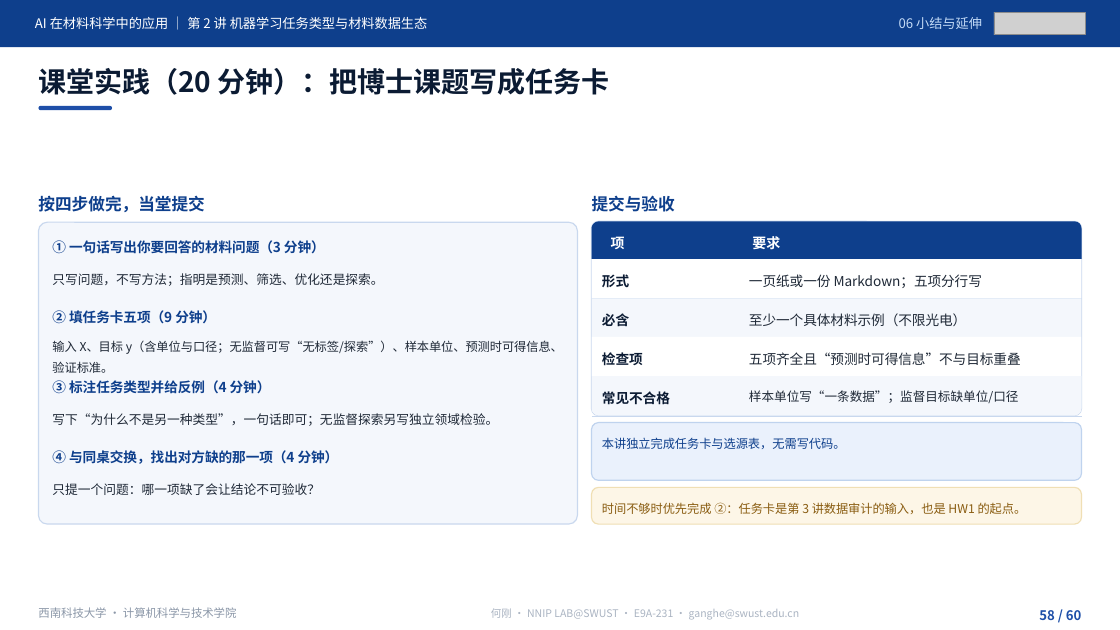
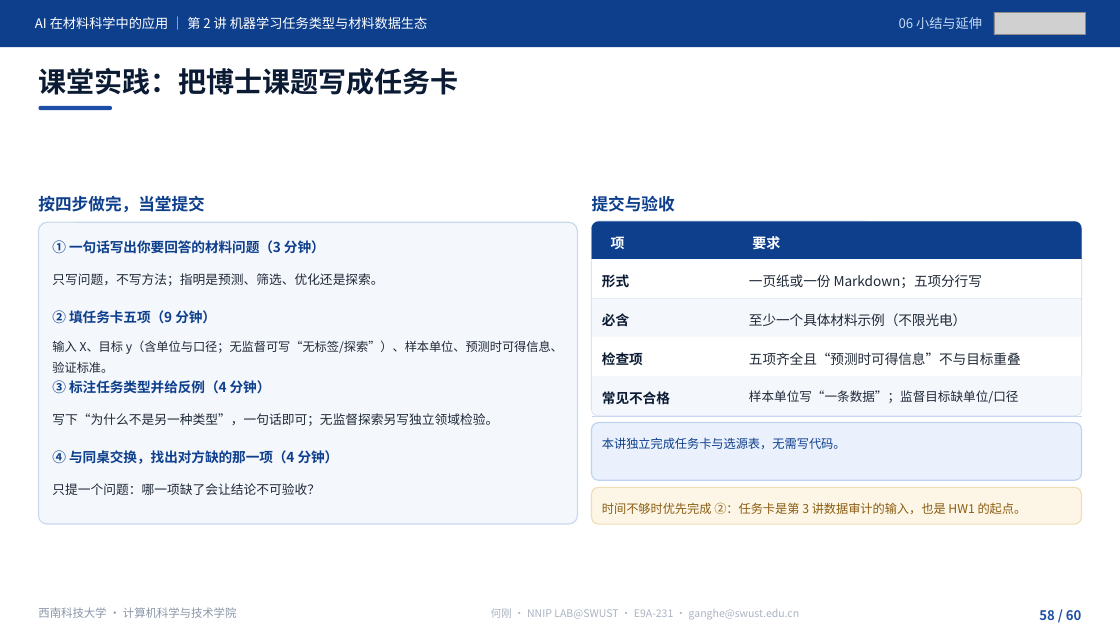
Before and after one commit to cosfrist/Applications-of-Artificial-Intelligence-in-Materials-Science-SWUST, a slide deck: slide 58 of lectures/02-机器学习任务类型与材料数据生态/AI在材料科学中的应用-第2讲 机器学习任务类型与材料数据生态-V5.pptx. Drawn at 1120x630 pixels with LibreOffice and Linux fonts; fonts in the diff are those of the drawing; grey boxes stand for pictures. Boxes give left, top, right and bottom in pixels: in the first picture for what was removed or moved away, otherwise in the second. Text is boxed around its words. In the diff, an @@ line names an element or a change of style, - is before the commit and + after.

Commit message:
第1、2讲课件按教师 11-12 手动优化更新，配套文件同步
第 1 讲（5,954,736 B，SHA 45d46523…）
- 全篇引号由 `&quot;` 转义统一为直角引号：P3「一行训练数据」、P20 Al 7075 案例、P62 四条预检命令
- P6 样例三「二元/三元氧化物的实验带隙」断行合并
- **P63 页标题**「退出题与记录模板（四栏）」→「本讲作业与记录模板（四栏）」，讲义与授课路线同步
- 讲义 P3 页标题行由旧名「本讲学习结果与 90 分钟路线」统一为「本讲预期目标」，与课件及授课路线一致
- 页数仍 63；图片对象 94（58 页眉另计）未变，source_index 图片元数据表无需重建
- README-V5 / source_index 同步至教师 11-06 版；清单复算 13/13

第 2 讲（5,326,822 B，SHA 675d5100…）
- **P3 页标题**「本讲学习结果与 90 分钟路线」→「本讲预期成果与构成」，删去页内「任务卡计入课堂过程证据（2 分）…」
  与「15′/20′/25′/20′/10′」旧路线标注
- **P58 页标题**「课堂实践（20 分钟）：把博士课题写成任务卡」→「课堂实践：把博士课题写成任务卡」
- 配图替换：P1（3 张并为 2 张）、P20、P46 各替换 1 张
- 图片对象 91 → 90，唯一媒体 32 → 31，页眉 60 未变；source_index §6 嵌入元数据表重建（30 行）
- 讲义与授课路线同步 P3、P58 标题；清单复算 6/6

课程导论本次未变（源与仓库逐字节一致），未提交。

```diff
--- a/lectures/02-机器学习任务类型与材料数据生态/AI在材料科学中的应用-第2讲 机器学习任务类型与材料数据生态-V5.pptx
+++ b/lectures/02-机器学习任务类型与材料数据生态/AI在材料科学中的应用-第2讲 机器学习任务类型与材料数据生态-V5.pptx
@@ text at [38,68,458,95]: text changed @@
-课堂实践（20 分钟）：把博士课题写成任务卡
+课堂实践：把博士课题写成任务卡
```
Also in this commit, not shown: 5 other slides changed, 13 other files.
